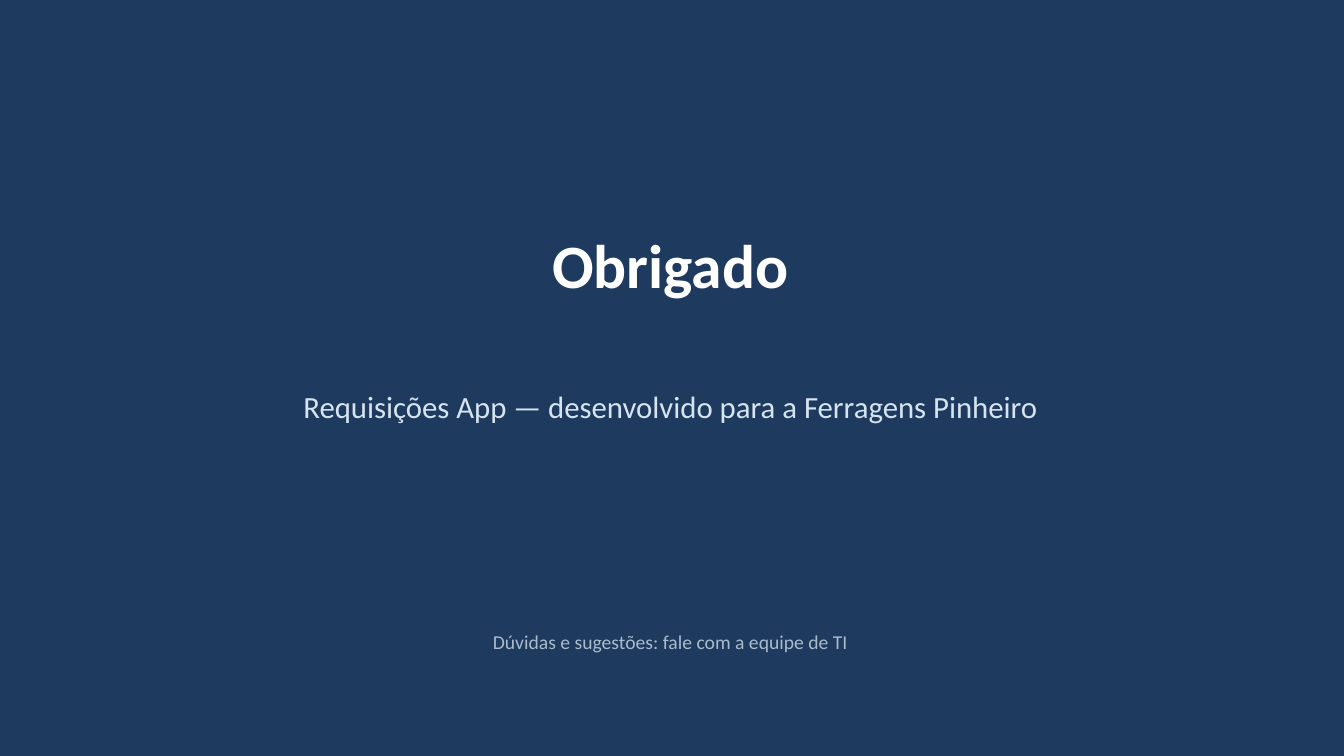
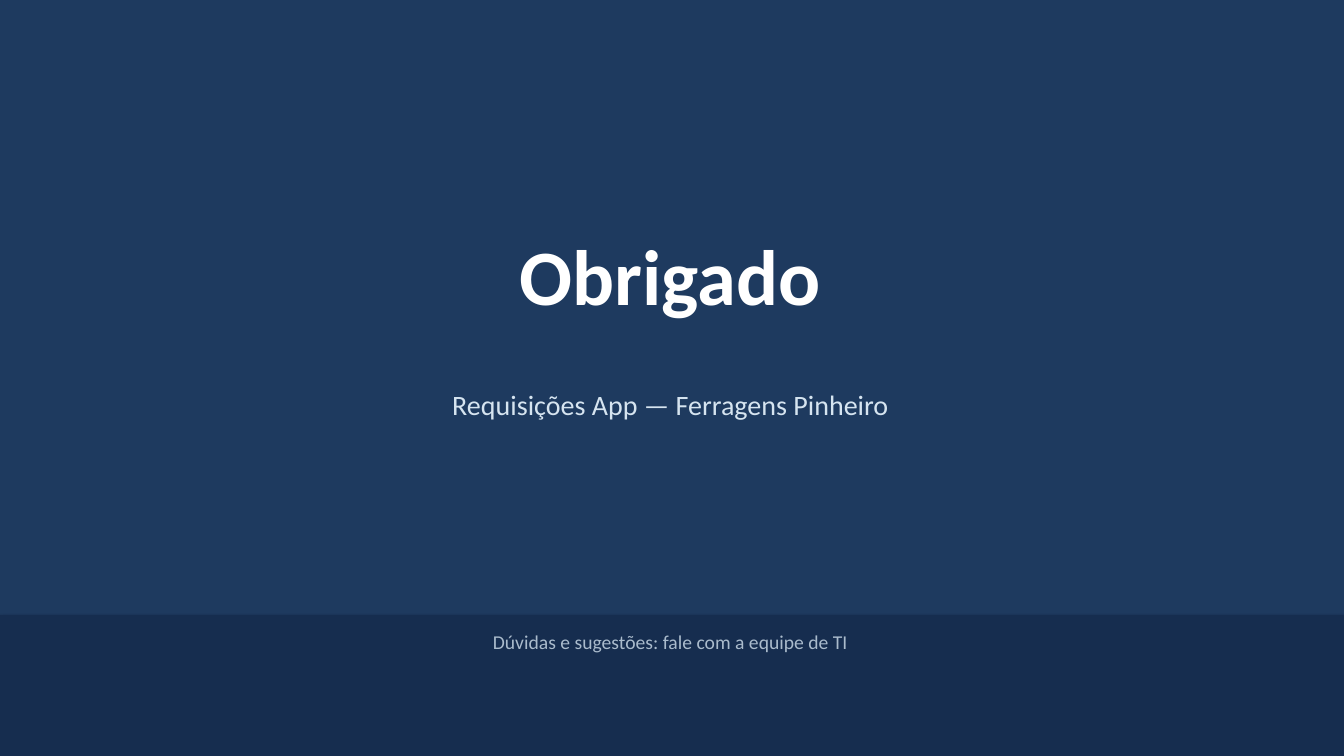
Before and after one commit to JoaoLendengues/Requisicoes, a slide deck: slide 13 of docs/Apresentacao_Requisicoes_App.pptx (slide 12 before the commit). Drawn at 1344x756 pixels with LibreOffice and Linux fonts; fonts in the diff are those of the drawing. Boxes give left, top, right and bottom in pixels: in the first picture for what was removed or moved away, otherwise in the second. Text is boxed around its words. In the diff, an @@ line names an element or a change of style, - is before the commit and + after.

```diff
--- a/docs/Apresentacao_Requisicoes_App.pptx
+++ b/docs/Apresentacao_Requisicoes_App.pptx
@@ text "Obrigado" at bbox=[520, 250, 821, 319]: size 44 to 56 pt @@
@@ text at bbox=[452, 395, 888, 420]: text changed; size 22 to 20 pt @@
-Requisições App — desenvolvido para a Ferragens Pinheiro
+Requisições App — Ferragens Pinheiro
@@ rectangle added at bbox=[0, 615, 1344, 756], fill #162D4F @@
```
Also in this commit, not shown: 4 other slides changed, 8 slides added, 7 slides removed, 1 other file.
